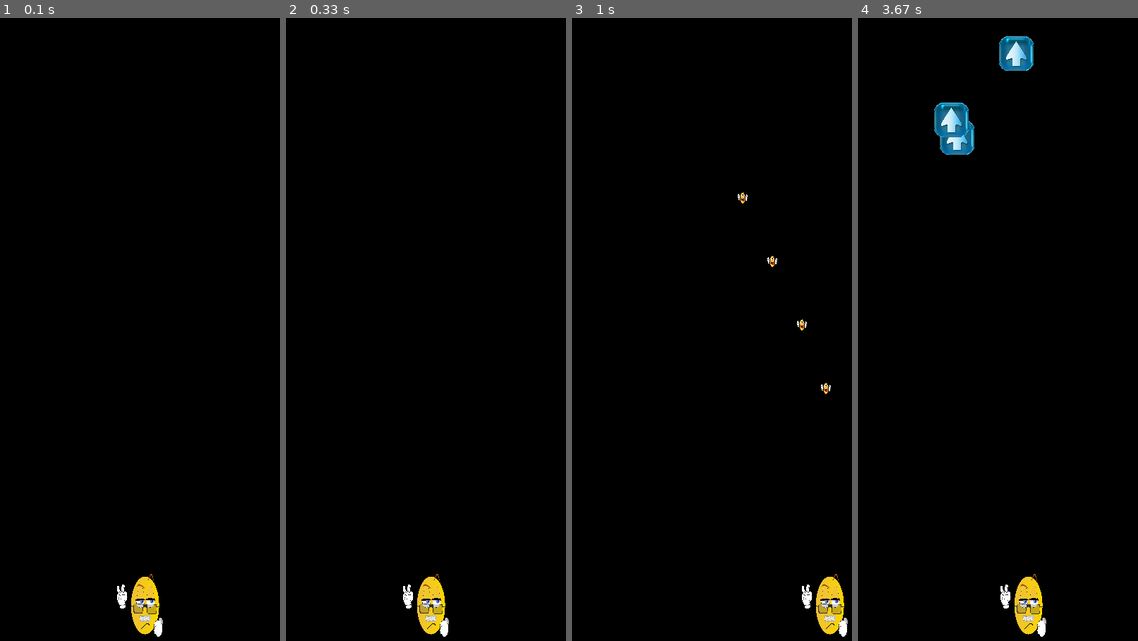
Above: before the commit, frames 1-4 (left to right).
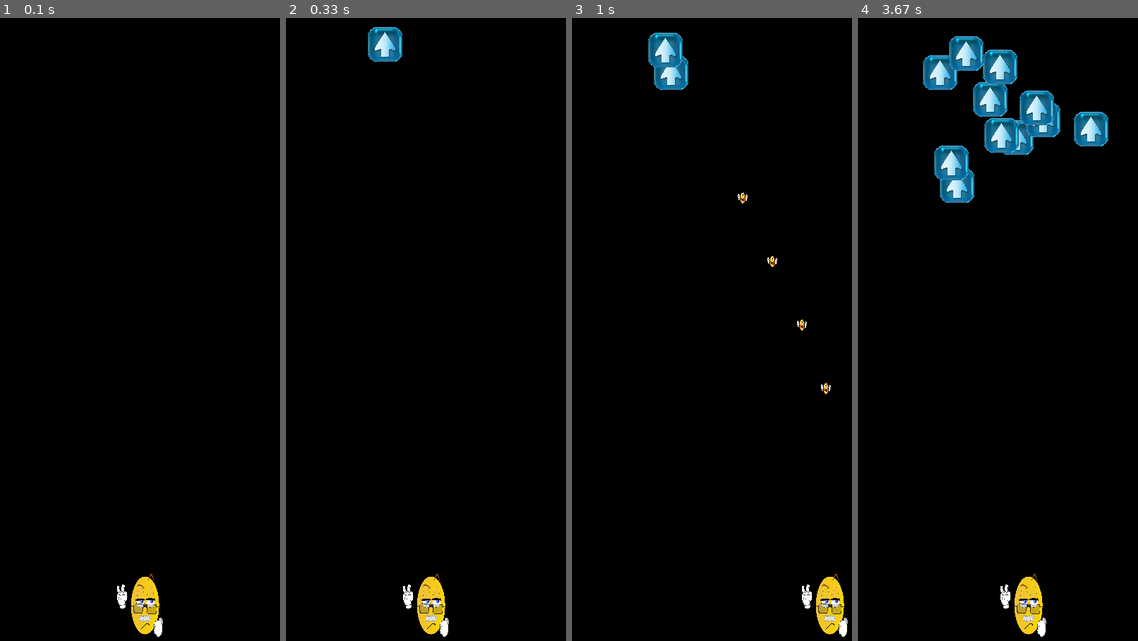
Above: after the commit, the same moments.

Repository: pygameprj/pygame
Game: pygame game, started from Pygame_t2.py
The game is run twice, just before and just after one commit, with the same random seed, the same clock (stepped at 60 frames per second) and the same inputs.
Inputs:
- Up to frame 1 (0.1 s): no input
- Up to frame 2 (0.33 s): no input
- Up to frame 3 (1 s): hold Space 0.33-0.8 s; hold Right 0.33-0.8 s
- Up to frame 4 (3.67 s): hold Left 1.83-2.37 s; hold Left 2.4-2.8 s; hold Right 2.83-3.47 s; hold Left from 3.5 s (still down)

Frame 1 is identical in both runs. In frame 2, 0.6% of the frame differs, in the area x 29-42%, y 1-8%; in frame 3, 1.1%; in frame 4, 7.4%, in the area x 23-90%, y 2-30%.

Commit message:
충동시 장애물 파괴 함수, 오브젝트 삭제 함수, 오브젝트 내려가고 올라가는 함수 추가함

Diff:
--- a/Pygame_t2.py
+++ b/Pygame_t2.py
@@ -2,11 +2,20 @@
 # Clone coding
 import pygame
 import random
+import threading
 
 #전역 변수
 BLACK = (0, 0, 0)
 WHITE = (255, 255, 255)
 GREEN = (0,255, 0)
+
+#objSize
+playerSizeX = 80
+playerSizeY = 100
+misileSizeX = 15
+misileSizeY = 20
+obsSizeX = 50
+obsSizeY = 50
 
 SCREEN_WIDTH = 400 #가로
 SCREEN_HEIGHT = 900 #세로
@@ -33,9 +42,52 @@
     def show(self):
         screen.blit(self.img, (self.x, self.y))
 
+def UPObjf(obj_list):
+    for i in range(len(obj_list)):
+        obj = obj_list[i]
+        obj.y -= obj.move
+
+def DOWNObjf(obj_list):
+    for i in range(len(obj_list)):
+        obj = obj_list[i]
+        obj.y += obj.move
+
+#오브젝트 삭제
+def delObjf(obj_list):
+    delobs_list = []
+    for i in range(len(obj_list)):
+        obj = obj_list[i]
+        if obj.y - obj.move <= 0 or obj.y + obj.move >= SCREEN_HEIGHT:
+            delobs_list.append(i)
+
+    for delObj in list(set(delobs_list)):
+        del obj_list[delObj]
+
+def ifHitf(m_list, obs_list): #미사일과 오브젝트 충돌하면 파괴
+    lock = threading.Lock()
+    lock.acquire()
+    TF = False
+    delobs_list = []
+    delM_list = []
+
+    for i in range(len(m_list)):
+        for j in range(len(obs_list)):
+            if m_list[i].x - obsSizeX <= obs_list[j].x and m_list[i].x >= obs_list[j].x and m_list[i].y - obsSizeY <= obs_list[j].y:
+                delobs_list.append(j)
+                delM_list.append(i)
+                TF =  True
+
+    for delobsObj in delobs_list:
+        del obs_list[delobsObj]
+    for delMObj in delM_list:
+        del m_list[delMObj]
+    lock.release()
+    return TF
+
 def main():
     # 1. 게임 초기화
     pygame.init()
+    lock = threading.Lock()
     screen = pygame.display.set_mode((SCREEN_WIDTH, SCREEN_HEIGHT))
 
     # 2. 게임창 옵션 설정
@@ -46,10 +98,11 @@
     # 3. 게임내 필요한 설정
     clock = pygame.time.Clock()
     count = 0 #미사일 지연
+    obsCount = 0 #장애물 삭제 갯수
 
     player = obj()  # SpaceShip
     player.put_img("image\good.png")
-    player.change_size(80, 100)
+    player.change_size(playerSizeX, playerSizeY)
 
     player.x = round(SCREEN_WIDTH / 2 - player.sx / 2)
     player.y = SCREEN_HEIGHT - player.sy - 15
@@ -81,52 +134,42 @@
                 player.x = SCREEN_WIDTH - player.sx
 
         if key_event[pygame.K_SPACE] and count % 6 == 0:
+            lock.acquire()
             count = 0
             misile = obj()  # misile
             misile.put_img("image\gbad.png")
-            misile.change_size(15, 20)
-
+            misile.change_size(misileSizeX, misileSizeY)
             misile.x = round(player.x + player.sx / 2 - misile.sx / 2)
             misile.y = player.y - misile.y - 10
             misile.move = 15
             misile_list.append(misile)
+            lock.release()
+        print(count)
         count += 1
 
-        #오브젝트 삭제
-        delObj_list = []
-        for i in range(len(misile_list)):
-            misile = misile_list[i]
-            misile.y -= misile.move
-
-            if misile.y <= -misile.sy:
-                delObj_list.append(i)
-
-        for delObj in delObj_list:
-            del misile_list[delObj]
-
         # 랜덤하게 생성 되는 장애물
-        if random.random() > 0.98:
+        if random.random() > 0.95:
+            lock.acquire()
             obstacle = obj()  # devil
             obstacle.put_img("image\direction.png")
-            obstacle.change_size(50, 50)
-
+            obstacle.change_size(obsSizeX, obsSizeY)
             obstacle.x = random.randrange(0, SCREEN_WIDTH - obstacle.sx - round(player.sx / 2))
             obstacle.y = 10
             obstacle.move = 1
+            obstacle_list.append(obstacle)
+            lock.release()
 
-            obstacle_list.append(obstacle)
+        #move obj
+        UPObjf(misile_list)
+        DOWNObjf(obstacle_list)
 
-        # 장애물 삭제 되는 부분
-        delObj_list = []
-        for i in range(len(obstacle_list)):
-            obstacle = obstacle_list[i]
-            obstacle.y += obstacle.move
+        #del obj
+        if len(misile_list): delObjf(misile_list)
+        if len(obstacle_list): delObjf(obstacle_list)
 
-            if obstacle.y >= SCREEN_HEIGHT:
-                delObj_list.append(i)
-
-        for delObj in delObj_list:
-            del obstacle_list[delObj]
+        #오브젝트 파괴
+        if ifHitf(misile_list, obstacle_list): obsCount += 1
+        # print("obs del count: ",obsCount)
 
         # 4-4, 그리기
         screen.fill(BLACK)
